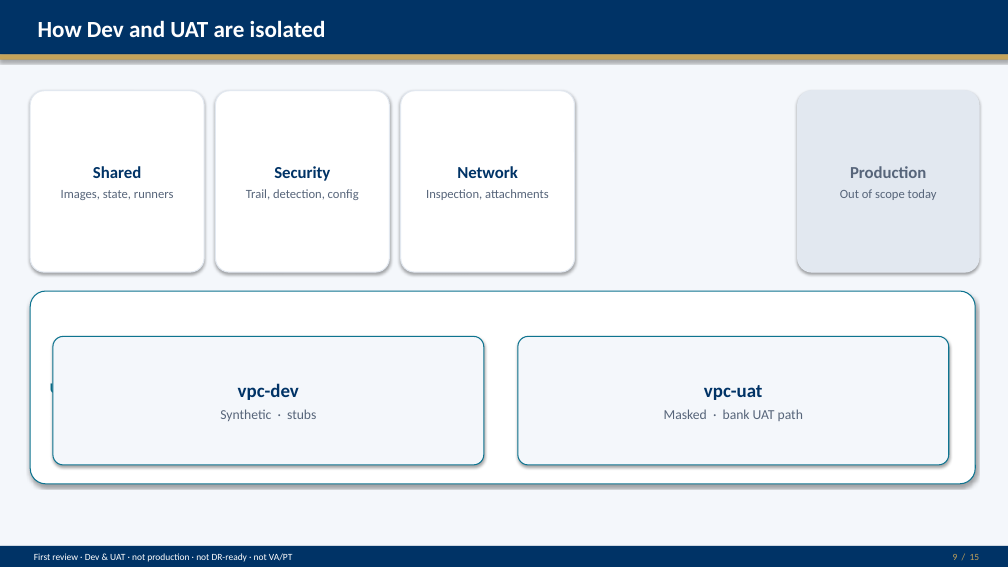
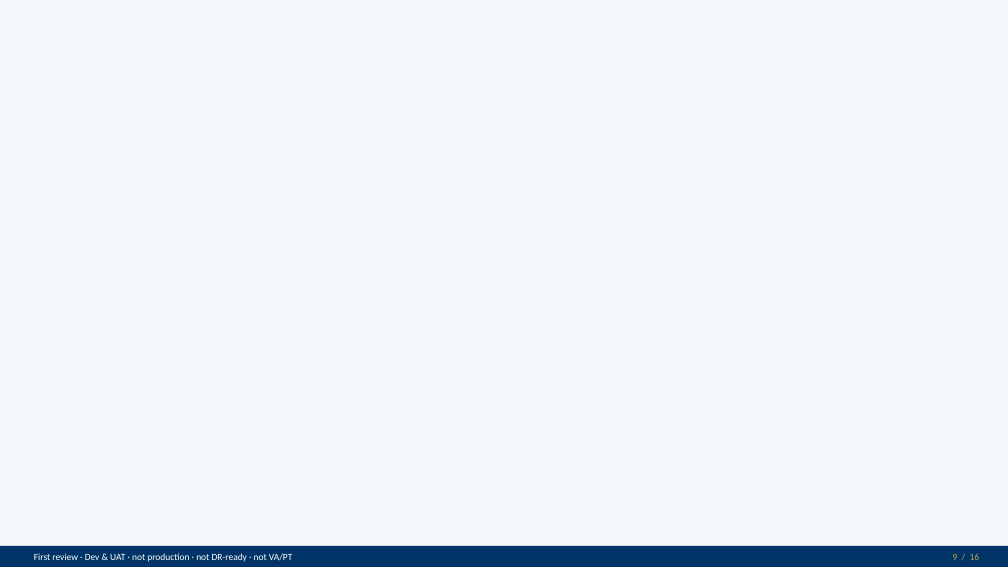
Before and after one commit to Mahesh38/bank-insurance-platform, a slide deck: slide 9 of docs/architecture/arb-prerequisites/exports/AU-NIP-R0-ARB-First-Review-DEV-UAT-2026-09-14.pptx. Drawn at 1008x567 pixels with LibreOffice and Linux fonts; fonts in the diff are those of the drawing; background and template pictures are left out; a plain dark background stands for a picture behind light text. Boxes give left, top, right and bottom in pixels: in the first picture for what was removed or moved away, otherwise in the second. Text is boxed around its words. In the diff, an @@ line names an element or a change of style, - is before the commit and + after.

```diff
--- a/docs/architecture/arb-prerequisites/exports/AU-NIP-R0-ARB-First-Review-DEV-UAT-2026-09-14.pptx
+++ b/docs/architecture/arb-prerequisites/exports/AU-NIP-R0-ARB-First-Review-DEV-UAT-2026-09-14.pptx
@@ background #FFFFFF to picture (left out) @@
@@ rectangle removed at (0,0,1008,54) @@
@@ text removed at (38,20,326,37) @@
-How Dev and UAT are isolated
@@ rectangle removed at (0,54,1008,60) @@
@@ rounded rectangle removed at (30,91,204,272) @@
-Shared
-Images, state, runners
@@ rounded rectangle removed at (216,91,389,272) @@
-Security
-Trail, detection, config
@@ rounded rectangle removed at (401,91,575,272) @@
-Network
-Inspection, attachments
@@ rounded rectangle removed at (798,91,979,272) @@
-Production
-Out of scope today
@@ rounded rectangle removed at (30,291,975,484) @@
-UAT account
@@ rounded rectangle removed at (53,337,484,465) @@
-vpc-dev
-Synthetic · stubs
@@ rounded rectangle removed at (518,337,949,465) @@
-vpc-uat
-Masked · bank UAT path
```
Also in this commit, not shown: 12 other slides changed, 3 slides added, 2 slides removed, 10 other files.
